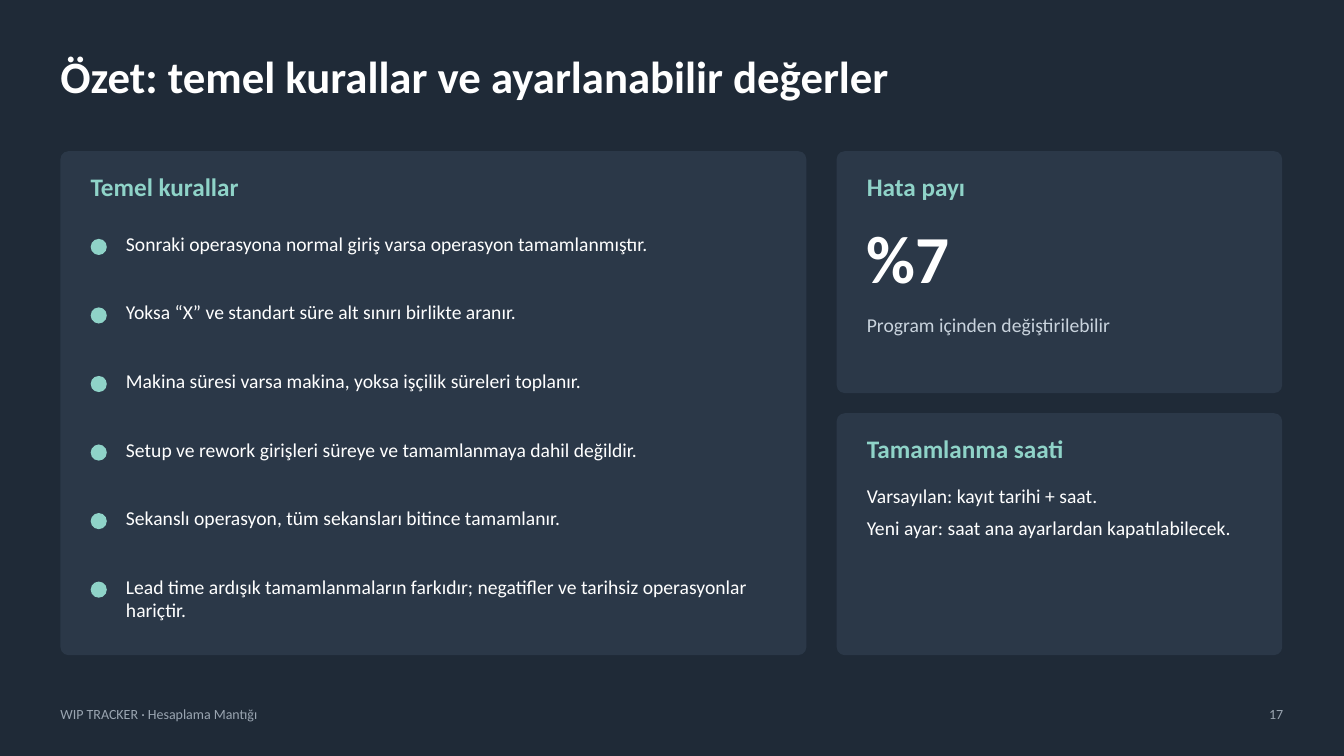
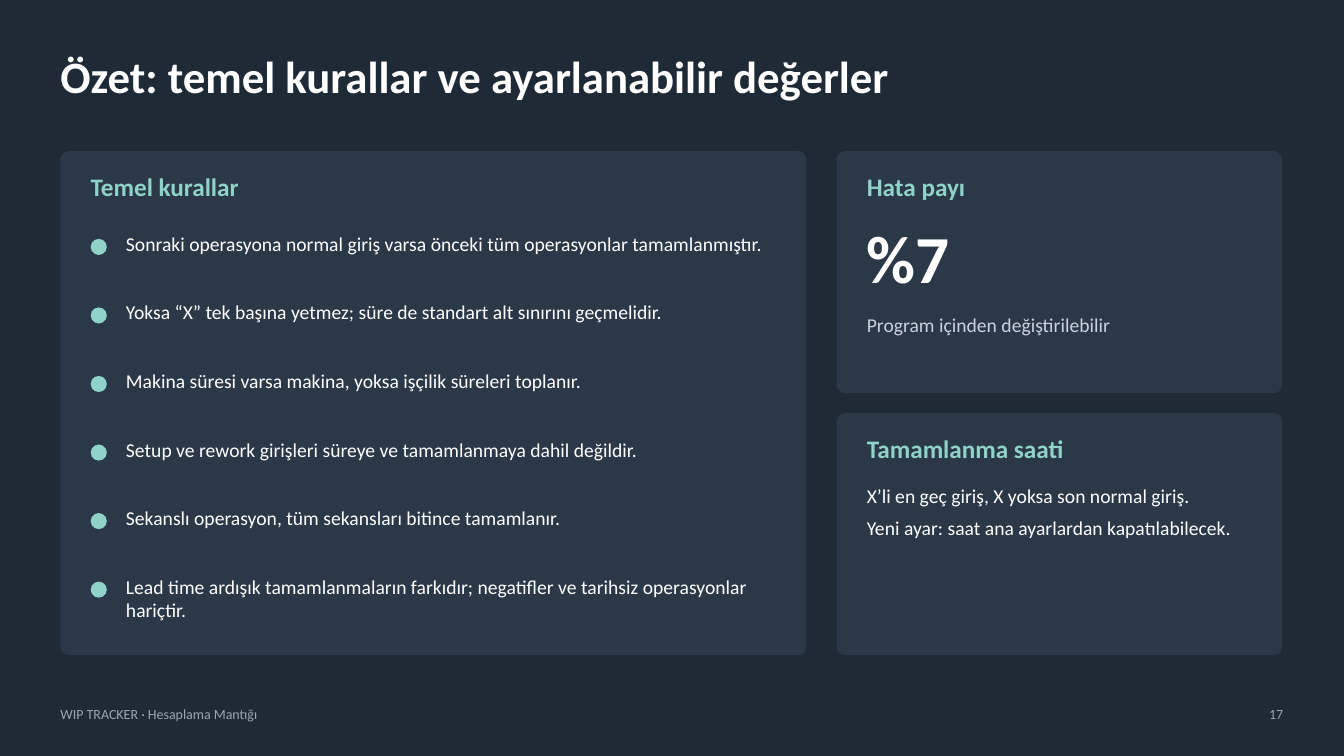
Before and after one commit to EfeYaltirikli/WIP_TRACKER_PUBLIC, a slide deck: slide 17 of WIP_TRACKER_Hesaplama_Mantigi.pptx. Drawn at 1344x756 pixels with LibreOffice and Linux fonts; fonts in the diff are those of the drawing. Boxes give left, top, right and bottom in pixels: in the first picture for what was removed or moved away, otherwise in the second. Text is boxed around its words. In the diff, an @@ line names an element or a change of style, - is before the commit and + after.

```diff
--- a/WIP_TRACKER_Hesaplama_Mantigi.pptx
+++ b/WIP_TRACKER_Hesaplama_Mantigi.pptx
@@ text at [126,237,761,255]: text changed @@
-Sonraki operasyona normal giriş varsa operasyon tamamlanmıştır.
+Sonraki operasyona normal giriş varsa önceki tüm operasyonlar tamamlanmıştır.
@@ text at [126,305,661,323]: text changed @@
-Yoksa “X” ve standart süre alt sınırı birlikte aranır.
+Yoksa “X” tek başına yetmez; süre de standart alt sınırını geçmelidir.
@@ text at [867,489,1189,507]: text changed @@
-Varsayılan: kayıt tarihi + saat.
+X’li en geç giriş, X yoksa son normal giriş.
```
Also in this commit, not shown: 3 other slides changed.
